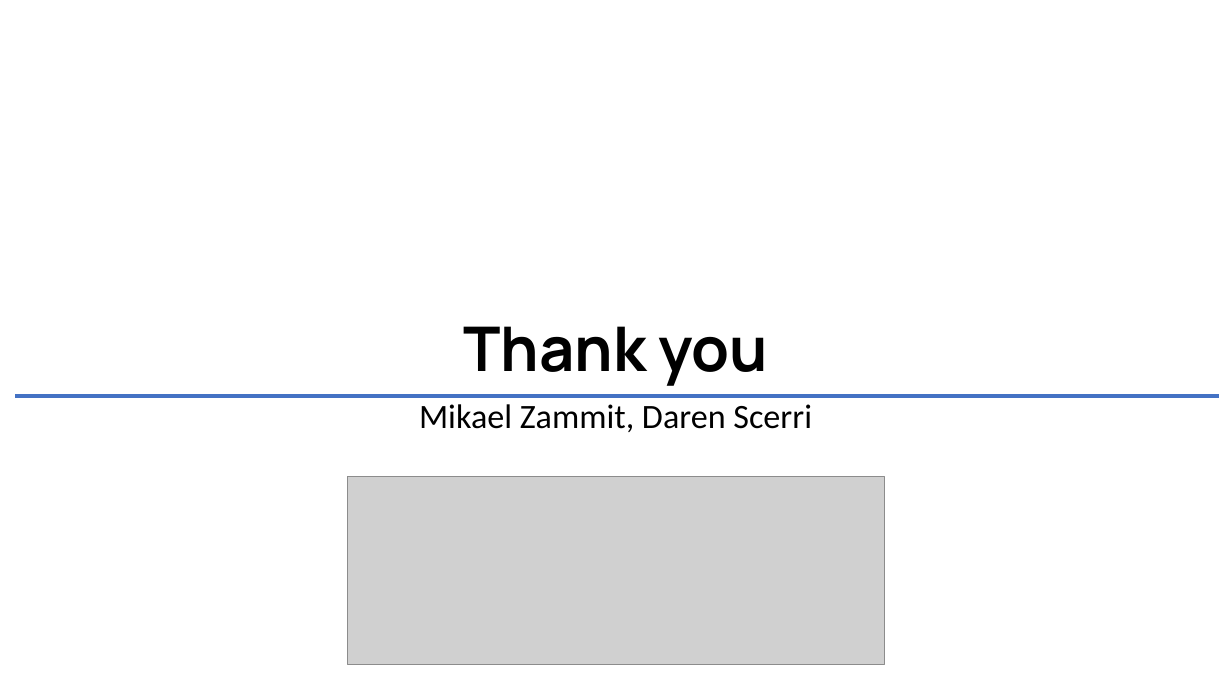
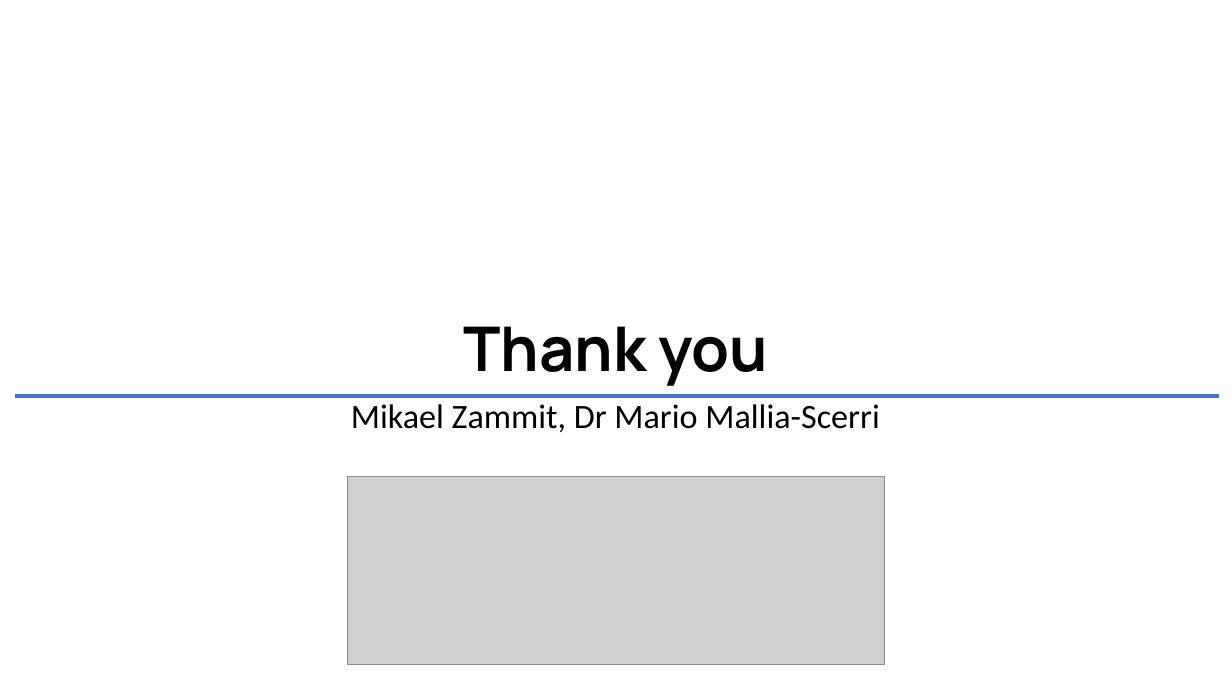
Before and after one commit to mikaelmcast/MikaelZammitResearchDesignII, a slide deck: slide 15 of Mikael_Zammit_MSD6.2B_Viva_Presentation.pptx. Drawn at 1232x693 pixels with LibreOffice and Linux fonts; fonts in the diff are those of the drawing; grey boxes stand for pictures. Boxes give left, top, right and bottom in pixels: in the first picture for what was removed or moved away, otherwise in the second. Text is boxed around its words. In the diff, an @@ line names an element or a change of style, - is before the commit and + after.

Commit message:
Updated Power Point

```diff
--- a/Mikael_Zammit_MSD6.2B_Viva_Presentation.pptx
+++ b/Mikael_Zammit_MSD6.2B_Viva_Presentation.pptx
@@ title at [351,326,879,432]: text changed @@
-Thank you
-Mikael Zammit, Daren Scerri
+Thank you
+Mikael Zammit, Dr Mario Mallia-Scerri
```
